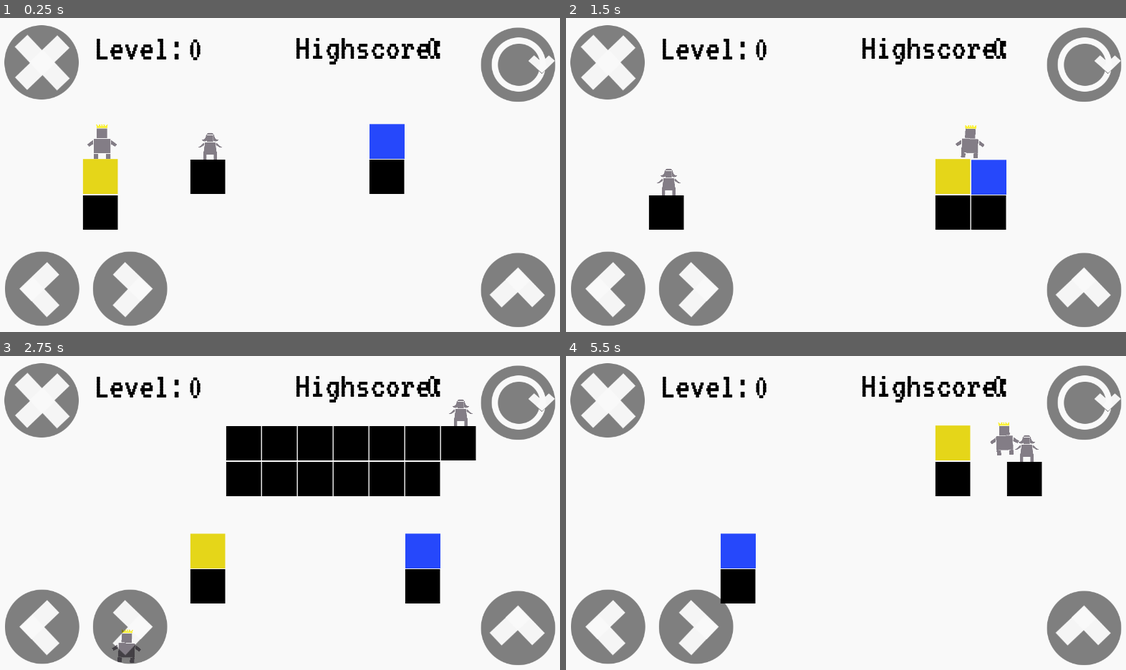
Above: before the commit, frames 1-4 (two rows, left to right).
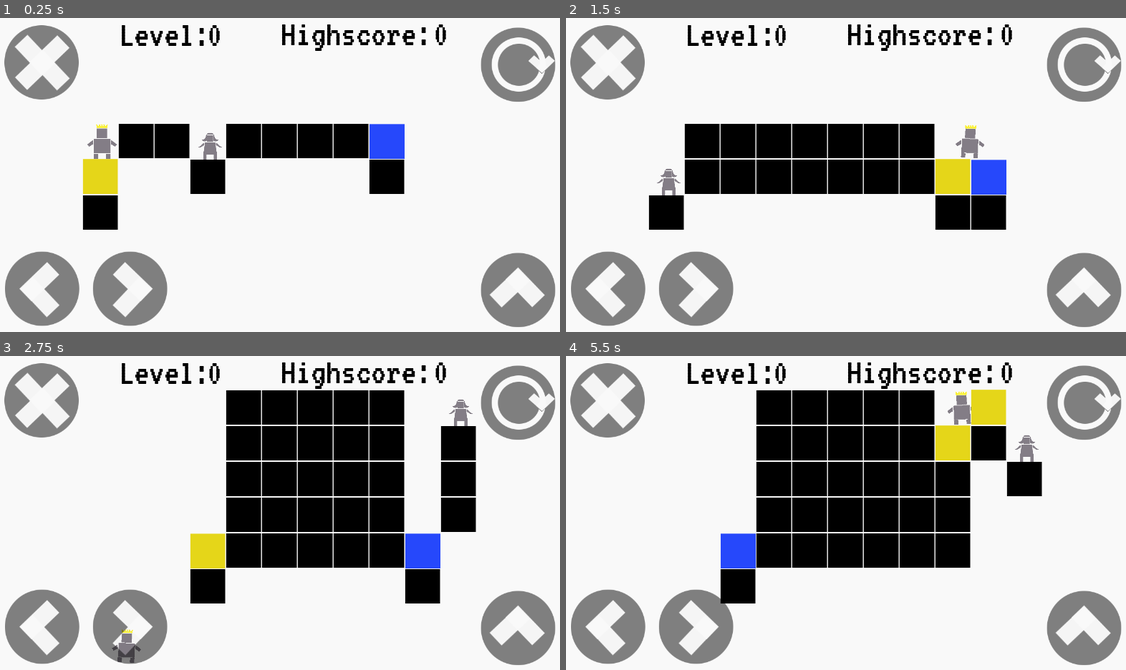
Above: after the commit, the same moments.

Repository: meburns/midas
Game: Godot game, scene res://src/levels/EndlessLevel.tscn
Same seed, same stepped clock (60 frames per second), same inputs: the game is played once before the commit and once after it. This scene is started directly instead of the project's main scene.
Inputs:
- Up to frame 1 (0.25 s): no input
- Up to frame 2 (1.5 s): tap Enter (ui_accept) at 0.5 s; hold Right (move_right) from 0.53 s (still down); tap R (refresh) at 0.6, 1.35 s; tap Space (jump) at 0.77 s
- Up to frame 3 (2.75 s): tap Space (jump) at 1.52 s; release Right (move_right) at 2.03 s; hold A (move_left) from 2.03 s (still down); tap R (refresh) at 2.1 s
- Up to frame 4 (5.5 s): release A (move_left) at 2.78 s; hold Right (move_right) 2.78-4.28 s; tap R (refresh) every 0.75 s from 2.85 to 5.1 s; tap Space (jump) at 3.02, 3.77, 4.52 s; hold A (move_left) 4.28-5.03 s; hold Right (move_right) from 5.03 s (still down)

The runs differ from the first frame. In frame 1, 6.5% of the frame differs, in the area x 17-80%, y 2-45%; in frame 2, 12%; in frame 3, 15%; in frame 4, 23%, in the area x 17-81%, y 2-68%.

Commit message:
Improve endless level pathfinding

Diff:
--- a/src/audio/Music.tscn
+++ b/src/audio/Music.tscn
@@ -13,6 +13,7 @@
 
 [node name="Main" type="AudioStreamPlayer" parent="."]
 stream = ExtResource( 2 )
+volume_db = -20.0
 
 [node name="Splash" type="AudioStreamPlayer" parent="."]
 stream = ExtResource( 4 )
--- a/src/levels/EndlessLevel.gd
+++ b/src/levels/EndlessLevel.gd
@@ -19,6 +19,7 @@
 	arr = _place_sadim(arr)
 	arr = _place_water(arr)
 	arr = _find_path(arr)
+	arr = _clean_path(arr)
 	#arr = _randomize_array(arr)
 	_fill_array(arr)
 	$Highscore.text = str(Database.get_endless_highscore())
@@ -91,14 +92,33 @@
 func _find_path(arr: Array) -> Array:
 	for i in arr.size():
 		# Set certain Y barriers for the blocks to stay inside
-		if ((i > midas_y && i < sadim_y) || (i > sadim_y && i < midas_y)):
+		if ((i > midas_y && i < sadim_y) || (i < midas_y && i > sadim_y) || (i == midas_y || i == sadim_y)):
 			for j in arr[i].size():
-				if ((j > midas_x && j < sadim_x) || (j > sadim_x && j < midas_x)):
+				if ((j > midas_x && j < sadim_x) || (j < midas_x && j > sadim_x) || (j == midas_x || j == sadim_x)):
+					if (arr[i][j] == 0):
+						arr[i][j] = 1
+		if ((i > midas_y && i < water_y) || (i < midas_y && i > water_y) || (i == midas_y || i == water_y)):
+			for j in arr[i].size():
+				if ((j > midas_x && j < water_x) || (j < midas_x && j > water_x) || (j == midas_x || j == water_x)):
 					if (arr[i][j] == 0):
 						arr[i][j] = 1
 				# Set certain X barriers for the blocks to stay inside
 				#if (j > 2 && j < arr[i].size()):
 					#arr[i][j] = 1
+	return arr
+
+func _clean_path(arr: Array) -> Array:
+	for i in arr.size():
+		if i < midas_y && arr[i][midas_x] == 1:
+				arr[i][midas_x] = 0
+	for i in arr.size():
+		if i < sadim_y && arr[i][sadim_x] == 1:
+				print("hit")
+				arr[i][sadim_x] = 0
+	for i in arr.size():
+		if i < water_y && arr[i][water_x] == 1:
+				arr[i][water_x] = 0
+
 	return arr
 
 func _randomize_array(arr: Array) -> Array:
--- a/src/levels/EndlessLevel.tscn
+++ b/src/levels/EndlessLevel.tscn
@@ -3,8 +3,6 @@
 [ext_resource path="res://src/fonts/normal_font.tres" type="DynamicFont" id=1]
 [ext_resource path="res://src/levels/EndlessLevel.gd" type="Script" id=3]
 [ext_resource path="res://src/overlays/Outside.tscn" type="PackedScene" id=5]
-
-
 
 [node name="EndlessLevel" type="Node2D"]
 script = ExtResource( 3 )
@@ -17,10 +15,10 @@
 position = Vector2( 510.792, -136.58 )
 
 [node name="HighscoreLabel" type="Label" parent="."]
-margin_left = 673.235
-margin_top = 28.8267
-margin_right = 956.235
-margin_bottom = 154.827
+margin_left = 637.076
+margin_top = -0.943945
+margin_right = 977.076
+margin_bottom = 125.056
 custom_fonts/font = ExtResource( 1 )
 custom_colors/font_color = Color( 0, 0, 0, 1 )
 text = "Highscore:"
@@ -30,10 +28,10 @@
 }
 
 [node name="Highscore" type="Label" parent="."]
-margin_left = 963.814
-margin_top = 29.0659
-margin_right = 1071.81
-margin_bottom = 155.066
+margin_left = 981.635
+margin_top = -0.594467
+margin_right = 1089.63
+margin_bottom = 125.406
 custom_fonts/font = ExtResource( 1 )
 custom_colors/font_color = Color( 0, 0, 0, 1 )
 __meta__ = {
@@ -41,10 +39,10 @@
 }
 
 [node name="CurrentLevelLabel" type="Label" parent="."]
-margin_left = 142.112
-margin_top = 31.3443
-margin_right = 425.113
-margin_bottom = 157.344
+margin_left = 197.874
+margin_top = -0.135162
+margin_right = 480.875
+margin_bottom = 125.865
 custom_fonts/font = ExtResource( 1 )
 custom_colors/font_color = Color( 0, 0, 0, 1 )
 text = "Level:"
@@ -54,10 +52,10 @@
 }
 
 [node name="CurrentLevel" type="Label" parent="."]
-margin_left = 432.686
-margin_top = 31.5834
-margin_right = 540.687
-margin_bottom = 157.583
+margin_left = 477.366
+margin_top = -0.174484
+margin_right = 638.366
+margin_bottom = 125.826
 custom_fonts/font = ExtResource( 1 )
 custom_colors/font_color = Color( 0, 0, 0, 1 )
 __meta__ = {
